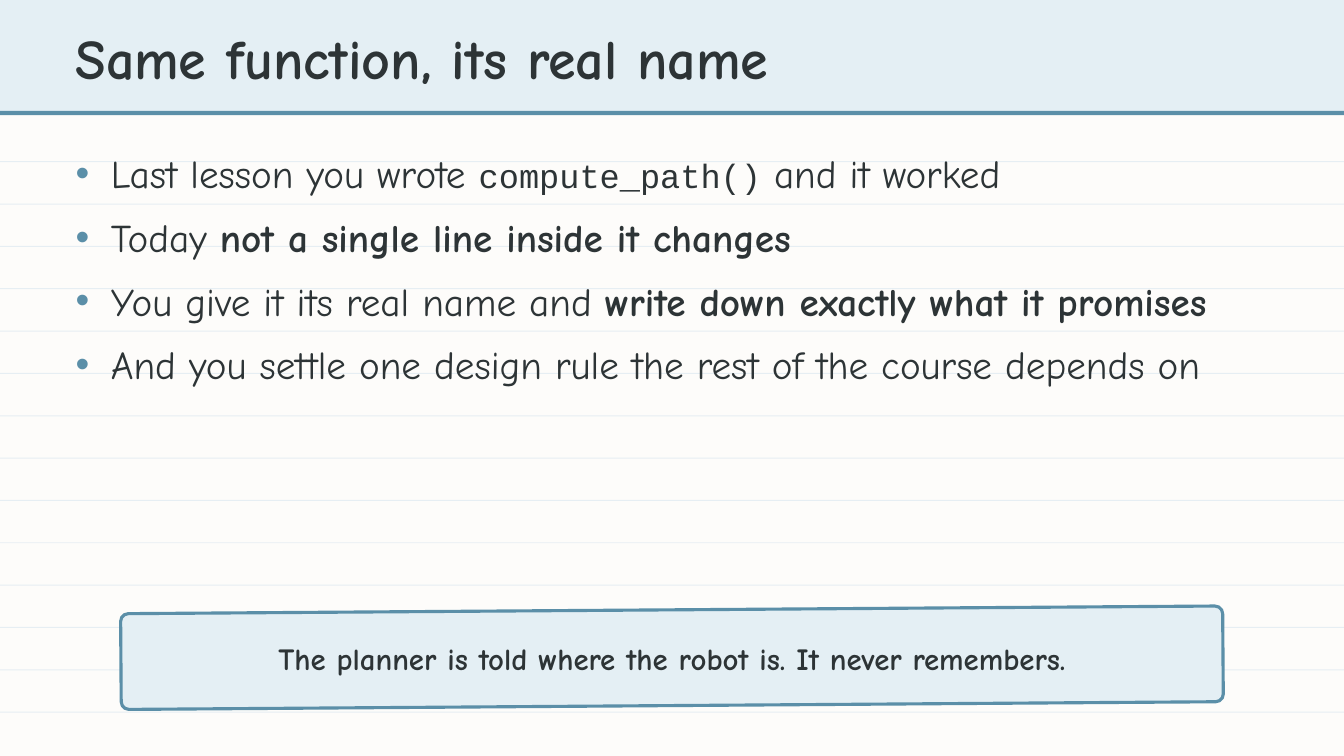
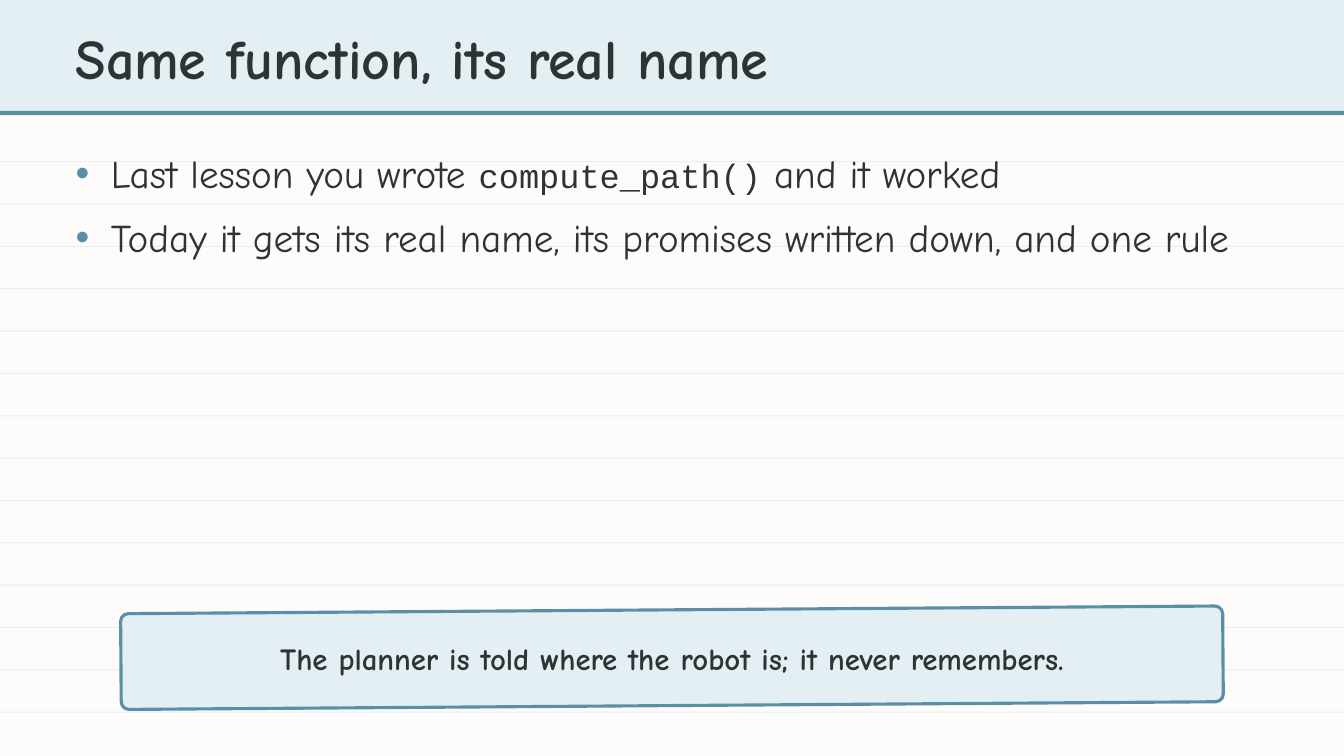
Before and after one commit to bradamiller/LearningPython, a slide deck: slide 2 of static/slides/module-04-manhattan/module-4-lesson-05-manhattan-function.pptx. Drawn at 1344x756 pixels with LibreOffice and Linux fonts; fonts in the diff are those of the drawing. Boxes give left, top, right and bottom in pixels: in the first picture for what was removed or moved away, otherwise in the second. Text is boxed around its words. In the diff, an @@ line names an element or a change of style, - is before the commit and + after.

```diff
--- a/static/slides/module-04-manhattan/module-4-lesson-05-manhattan-function.pptx
+++ b/static/slides/module-04-manhattan/module-4-lesson-05-manhattan-function.pptx
@@ text at (x1=111, y1=225, x2=1229, y2=260): text changed @@
-• Today not a single line inside it changes
-• You give it its real name and write down exactly what it promises
-• And you settle one design rule the rest of the course depends on
+• Today it gets its real name, its promises written down, and one rule
@@ text at (x1=280, y1=649, x2=1064, y2=676): text changed @@
-The planner is told where the robot is. It never remembers.
+The planner is told where the robot is; it never remembers.
```
Also in this commit, not shown: 7 other slides changed, 3 slides removed, 8 other files.
